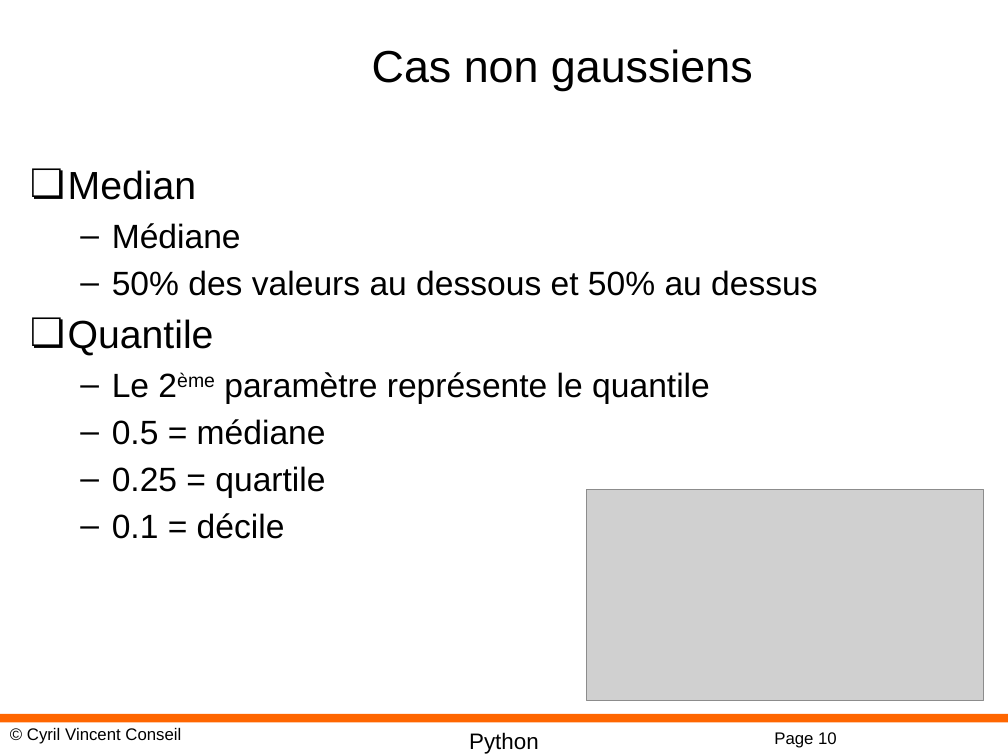
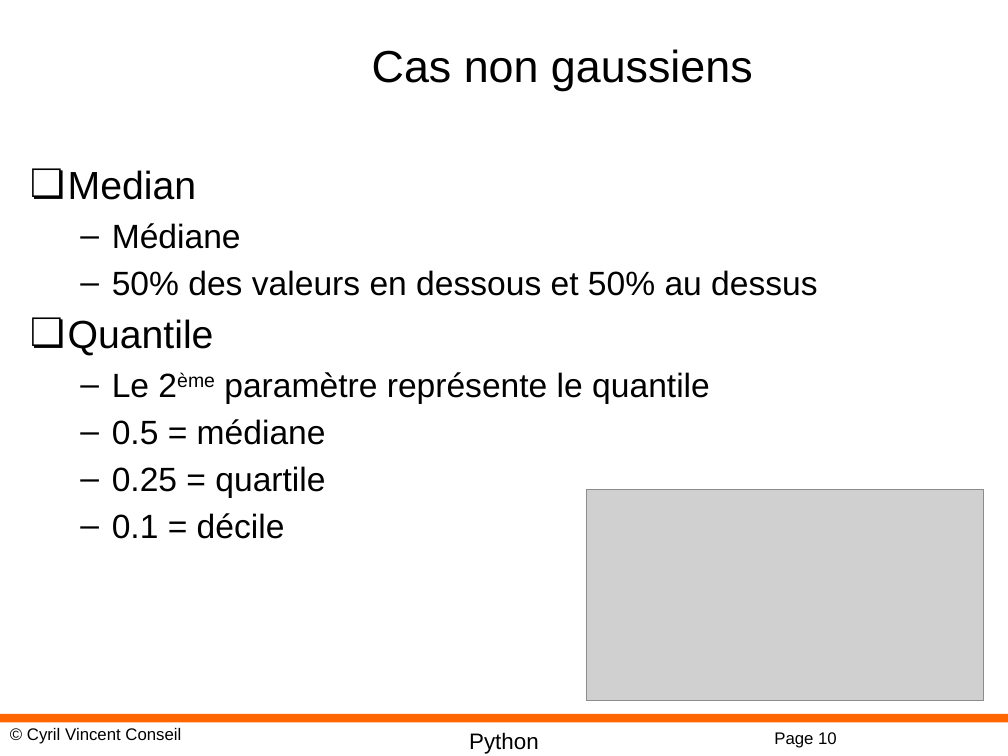
Before and after one commit to cyrilvincent/python, a slide deck: slide 10 of ppt/PythonMath09-Stats.pptx. Drawn at 1008x756 pixels with LibreOffice and Linux fonts; fonts in the diff are those of the drawing; grey boxes stand for pictures; background and template pictures are left out. Boxes give left, top, right and bottom in pixels: in the first picture for what was removed or moved away, otherwise in the second. Text is boxed around its words. In the diff, an @@ line names an element or a change of style, - is before the commit and + after.

```diff
--- a/ppt/PythonMath09-Stats.pptx
+++ b/ppt/PythonMath09-Stats.pptx
@@ text at <box>112,270,817,296</box>: text changed @@
-  – 50% des valeurs au dessous et 50% au dessus
+  – 50% des valeurs en dessous et 50% au dessus
```
Also in this commit, not shown: 2 other files.
